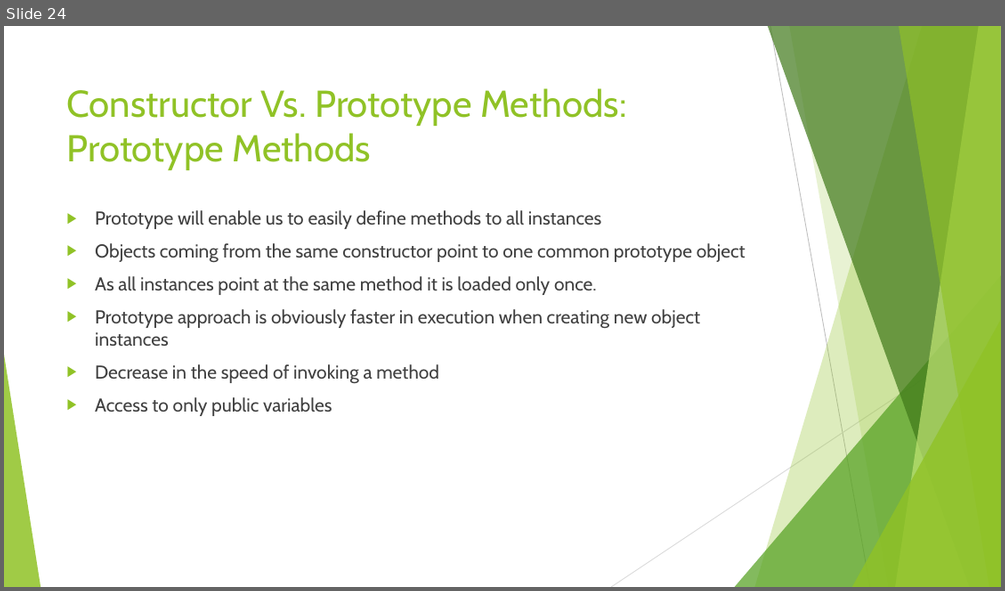
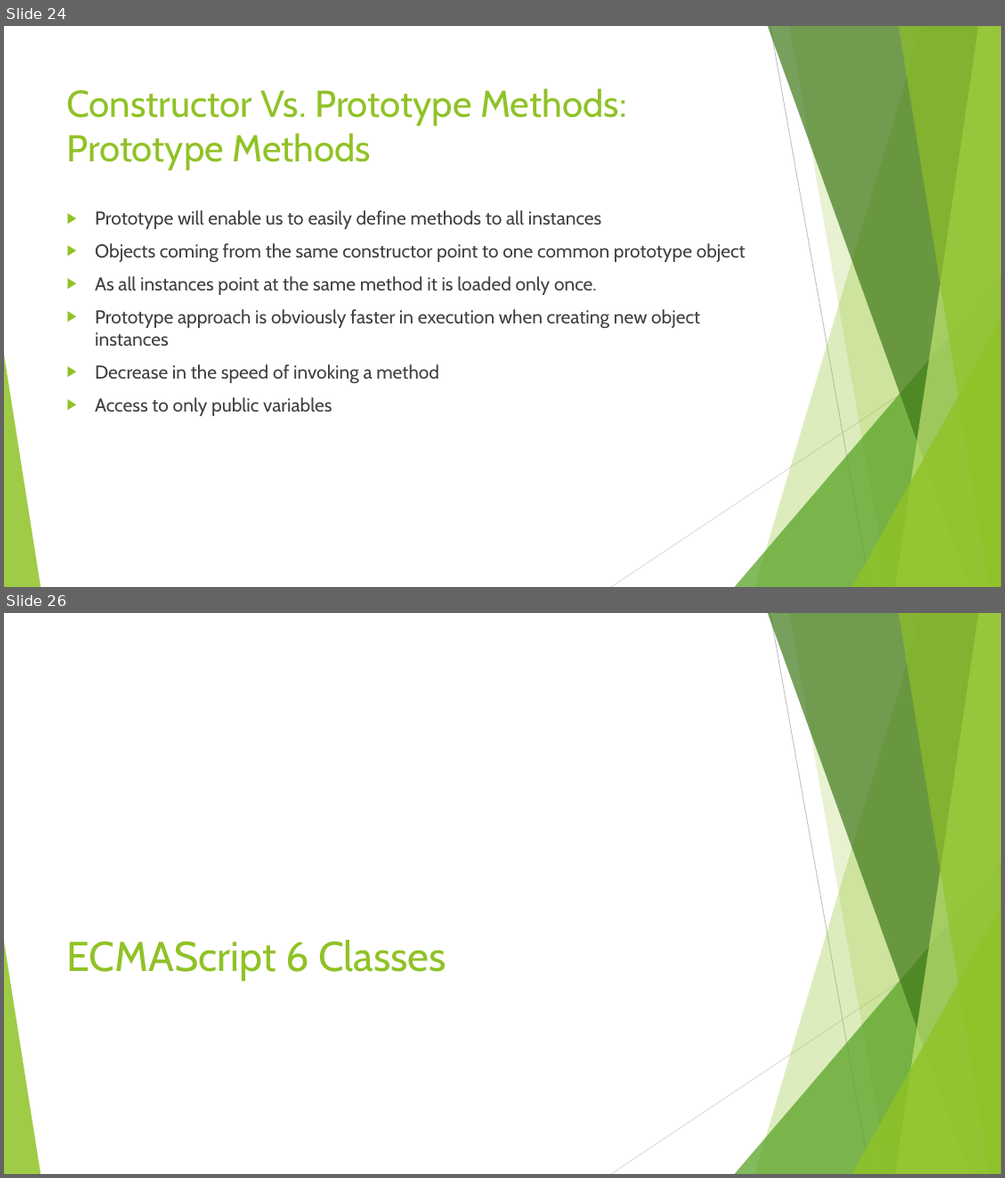
Before and after one commit to jeffxor/prototypes, a slide deck: doc/Javascript.Objects.pptx. Shown one above the other, each under a label of ours: slide 24 before the commit, slides 24 and 26 after it; the slides between them are not shown. The pictures are 1005x591 and 1005x1178 pixels, drawn with LibreOffice and Linux fonts; fonts in the diff are those of the drawing; background and template pictures are left out. Boxes give left, top, right and bottom in pixels: in the first picture for what was removed or moved away, otherwise in the second. Text is boxed around its words. In the diff, an @@ line names an element or a change of style, - is before the commit and + after.

Commit message:
Update with ECMAScript6 objects for comparision.

```diff
--- a/doc/Javascript.Objects.pptx
+++ b/doc/Javascript.Objects.pptx
@@ slide 26 added at (x1=4, y1=613, x2=1001, y2=1174), background #FFFFFF; not listed: 10 template elements that a slide beside it also shows @@
@@ title added at (x1=67, y1=940, x2=446, y2=981), 40 pt, text #90C226 @@
+ECMAScript 6 Classes
```
Also in this commit, not shown: 6 slides changed, 3 other slides added, 4 other files.
